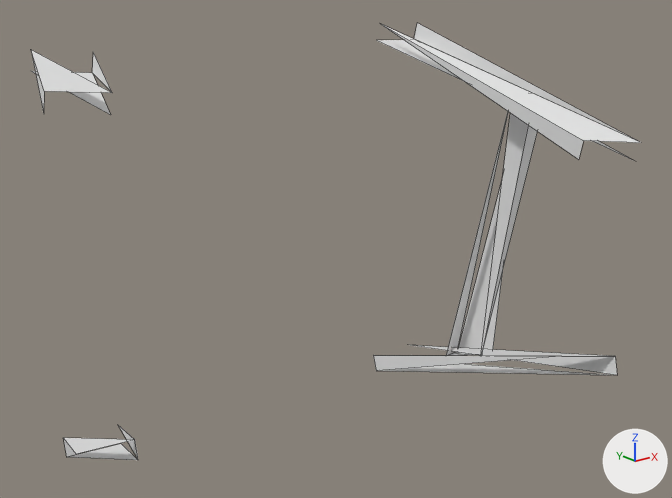
An edit to the OBJ model assets/meshes/Cube_003_274.obj, drawn before and after from the same camera.
Before and after are seen from a 50 mm lens placed at (-2.52, -3.1, 1.35), pointed at (-0.01, 0.04, 0.09). Every picture has the same lights, and +X, +Y and +Z are marked at lower right. The picture after the commit comes second. Mesh edges are drawn as thin lines. Where no turn or scale is listed for an object, it has been applied to the vertices. Vertices at exactly the same position are counted once.

The older version as bpy lines, for what is in view:
```python
me_cube_003_274 = bpy.data.meshes.new('Cube_003_274')
me_cube_003_274.from_pydata(...)  # 38 vertices, 22 faces; spans x -1.15..1.15, y -0.82..0.82, z -1.01..1.01
# before: 0 (-0.9, 0.32, -0.78) at pixel (138, 460), 1 (-0.83, 0.66, -0.87) at pixel (121, 443), 2 (-1.07, 0.73, -0.89) at pixel (66, 457), 3 (-0.9, 0.34, -0.69) at pixel (134, 439), 4 (-1.07, 0.75, -0.8) at pixel (63, 437)
# before: 5 (-1.15, 0.41, -0.7) at pixel (76, 454), 30 (-0.83, 0.68, -0.78) at pixel (117, 424)
# before: 6 (-1.03, 0.82, 0.89) at pixel (30, 70), 7 (-0.79, 0.75, 0.87) at pixel (92, 72), 8 (-0.9, 0.35, 0.75) at pixel (110, 114), 10 (-1.03, 0.79, 0.98) at pixel (30, 49), 11 (-0.9, 0.32, 0.84) at pixel (112, 92)
# before: 31 (-0.79, 0.73, 0.96) at pixel (93, 51), 32 (-1.15, 0.42, 0.77)
ob_cube_003_274 = bpy.data.objects.new('Cube_003_274', me_cube_003_274)
ob_cube_003_274.location = (0.0, 0.0, 0.0)
```
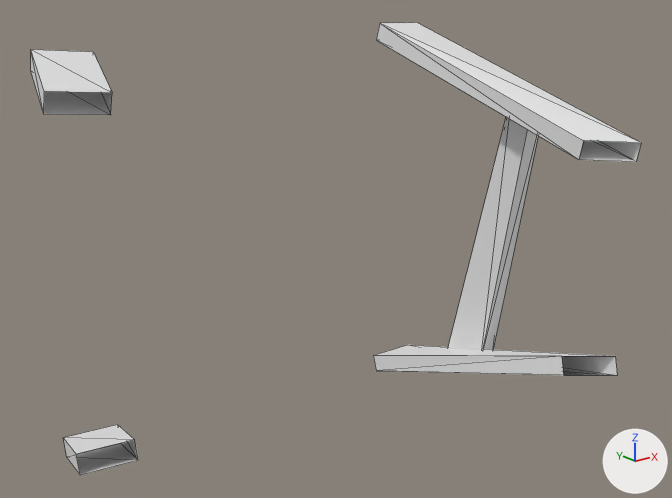
Patch to the scene script:
```diff
--- a/assets/meshes/Cube_003_274.obj.py
+++ b/assets/meshes/Cube_003_274.obj.py
@@ me_cube_003_274 @@
 # used by ob_cube_003_274; location = (0.0, 0.0, 0.0)
 # verts and faces of me_cube_003_274; kept vertices keep their numbers, new ones are numbered from 38
-me_cube_003_274.from_pydata(...)  # 38 vertices, 22 faces; spans x -1.15..1.15, y -0.82..0.82, z -1.01..1.01
+me_cube_003_274.from_pydata(...)  # 40 vertices, 44 faces; spans x -1.15..1.15, y -0.82..0.82, z -1.01..1.01
+# me_cube_003_274 part 1
+verts[38] = (-1.15, 0.39, -0.8)  # pixel (80, 475)
+faces += [(0, 38, 2), (3, 30, 4), (0, 1, 30), (2, 38, 5)]
+# me_cube_003_274 part 2
+faces += [(10, 11, 31), (6, 8, 32), (7, 11, 8), (6, 32, 10)]
+# me_cube_003_274 part 3
+# 1 vertex is added at (0.81, -0.65, -0.52)
+# 14 new faces join them
```

Where the change shows, as pixel boxes (x1, y1, x2, y2) in the pictures (672 x 498 px):
'Cube_003_274', reshaped: before (31, 23, 641, 460); after (31, 23, 641, 475)
part 1 of me_cube_003_274, added: after (64, 424, 138, 475)
part 2 of me_cube_003_274, added: after (31, 50, 112, 115)
part 3 of me_cube_003_274, added: after (376, 23, 641, 375)
